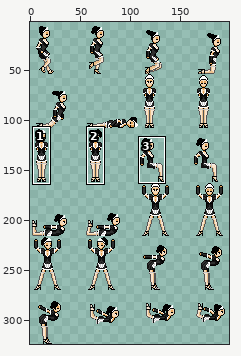
One commit to this sprite sheet: Platformer/Assets/Images/HeroineKOBase.png. The picture above shows the old version from afar; the outline marks the close-up.
Close-up. As it was:
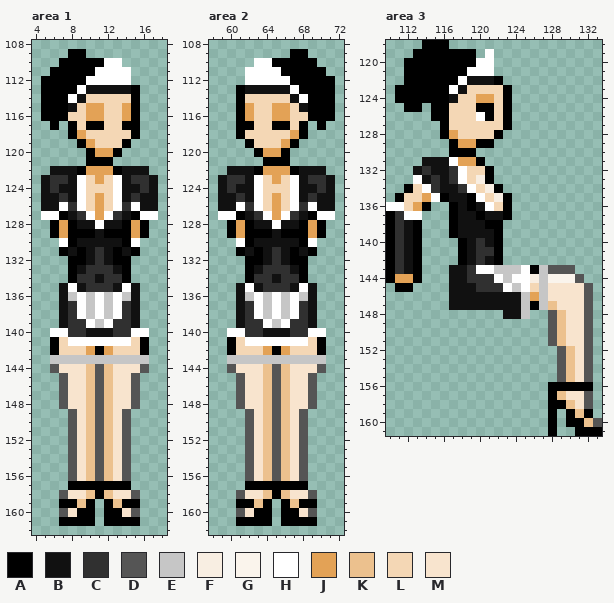
The file is 216x324 pixels. Colours within 5 levels of each other are drawn and written as one. Shown: area 1: x 4..18, y 108..162; area 2: x 58..72, y 108..162; area 3: x 110..133, y 118..161. The wide view leaves out empty margins. The commit also changed other parts of the picture, which this record leaves out.
Palette (. is transparent): A #000000  B #111111  C #303030  D #555555  E #c6c6c6  F #f8eee2  G #faf4ec  H #ffffff  J #e3a256  K #ecc18e  L #f4d7b5  M #f8e4ce
Pixels before, area 1, first column x 5:
109 ...AA........
110 ..AAAAAHH....
111 .AAAAAHHHH...
112 AAAAAHHHHH...
113 AAAAHBBBBBA..
114 AAAHBLLLLLA..
115 AAABLJJLLJA..
116 AAALLJJLLJA..
117 .A.ALAALLAA..
118 ...AJLLLLLA..
119 ....AJLLLA...
120 .....AJJA....
121 .....AAA.....
122 .BBBAJJJABBB.
123 BCCBHLJLHBCCB
124 BCBBHLLLHBBCB
125 BBCBHLJLHBCBB
126 BBHCHLJLHCHBB
127 HHABCHJHCBAHH
128 .AJABBHBBAJA.
129 .AJAAABAAAJA.
130 ..HABBBBBAH..
131 ..ABABCBABA..
132 ...AABCBAA...
133 ...ABCCCBA...
134 ...ACCBCCA...
135 ..BHBCCCBHB..
136 ..BEHEHEHEB..
137 ..BCHEHEHCB..
138 ..BCHEHEHCB..
139 ..BCCHEHCCB..
140 .HHCCBBBCCHH.
141 .ALHHHHHHHLA.
142 .ALLLJAJLLLA.
143 .EEEEEEEEEEE.
144 .DMMMKDKMMMD.
145 ..DMMKDKMMD..
146 ..DMMKDKMMD..
147 ..DMMKDKMMD..
148 ..DMMKDKMMD..
149 ...DMKDKMD...
150 ...DMKDKMD...
151 ...DMKDKMD...
152 ...DMKDKMD...
153 ...DMKDKMD...
154 ...DMKDKMD...
155 ...DMKDKMD...
156 ...DMKDKMD...
157 ...AAAAAAA...
158 ..DMMKAKMMD..
159 ..AAKA.AKAA..
160 ..DMAA.AAMD..
161 ..AAAA.AAAA..
Pixels before, area 2, first column x 59:
109 ........AA...
110 ....HHAAAAA..
111 ...HHHHAAAAA.
112 ...HHHHHAAAAA
113 ..ABBBBBHAAAA
114 ..ALLLLLBHAAA
115 ..AJLLJJLBAAA
116 ..AJLLJJLLAAA
117 ..AALLAALA.A.
118 ..ALLLLLJA...
119 ...ALLLJA....
120 ....AJJA.....
121 .....AAA.....
122 .BBBAJJJABBB.
123 BCCBHLJLHBCCB
124 BCBBHLLLHBBCB
125 BBCBHLJLHBCBB
126 BBHCHLJLHCHBB
127 HHABCHJHCBAHH
128 .AJABBHBBAJA.
129 .AJAAABAAAJA.
130 ..HABBBBBAH..
131 ..ABABCBABA..
132 ...AABCBAA...
133 ...ABCCCBA...
134 ...ACCBCCA...
135 ..BHBCCCBHB..
136 ..BEHEHEHEB..
137 ..BCHEHEHCB..
138 ..BCHEHEHCB..
139 ..BCCHEHCCB..
140 .HHCCBBBCCHH.
141 .ALHHHHHHHLA.
142 .ALLLJAJLLLA.
143 .EEEEEEEEEEE.
144 .DMMMKDKMMMD.
145 ..DMMKDKMMD..
146 ..DMMKDKMMD..
147 ..DMMKDKMMD..
148 ..DMMKDKMMD..
149 ...DMKDKMD...
150 ...DMKDKMD...
151 ...DMKDKMD...
152 ...DMKDKMD...
153 ...DMKDKMD...
154 ...DMKDKMD...
155 ...DMKDKMD...
156 ...DMKDKMD...
157 ...AAAAAAA...
158 ..DMMKAKMMD..
159 ..AAKA.AKAA..
160 ..DMAA.AAMD..
161 ..AAAA.AAAA..
Pixels before, area 3, first column x 110:
118 ....AAA.................
119 ...AAAAAAA.H............
120 ..AAAAAAAAHH............
121 ..AAAAAAAHHH............
122 ..AAAAAAHBBBA...........
123 .AAAAAAHBLLLLA..........
124 .AAAAAABLLJJLA..........
125 ..AA.AALLLAALA..........
126 .....AALLLHALA..........
127 ......ALLLLLLA..........
128 ......AJLLLLA...........
129 .......AJJAA............
130 .......AAA..............
131 ....BBBHJJA.............
132 ...BCBBCHLLA............
133 ...HBCBCHLFA............
134 ..ALHCBBCHLFA...........
135 .ALLJHABBAHLFA..........
136 HHLJA..ABABHLA..........
137 ACHH...ABBABBA..........
138 ACBA...ABBBAA...........
139 ACBA...ABBBBA...........
140 ACBA....ABCBA...........
141 ACBA....ABCCA...........
142 ACBA....ABCBA...........
143 ACBA...BBCHHEEEHAEDDD...
144 AJJA...BBCCCHEHHFEGGGD..
145 .AA....BBBCCCHEHLEMMMMD.
146 .......BBBBBBBBEJEMMMMD.
147 .......BBBBBBBBEAEKMMMD.
148 .............BBE..DKMMD.
149 ..................DKMMD.
150 ..................DKMMD.
151 ..................DKMMD.
152 ...................DKMD.
153 ...................DKMD.
154 ...................DKMD.
155 ...................DKMD.
156 ..................AAAAA.
157 ..................AKMMD.
158 ..................AAKMD.
159 ..................A.AKA.
160 ..................A.AAKD
161 ..................A..AAA
The same view after the edit:
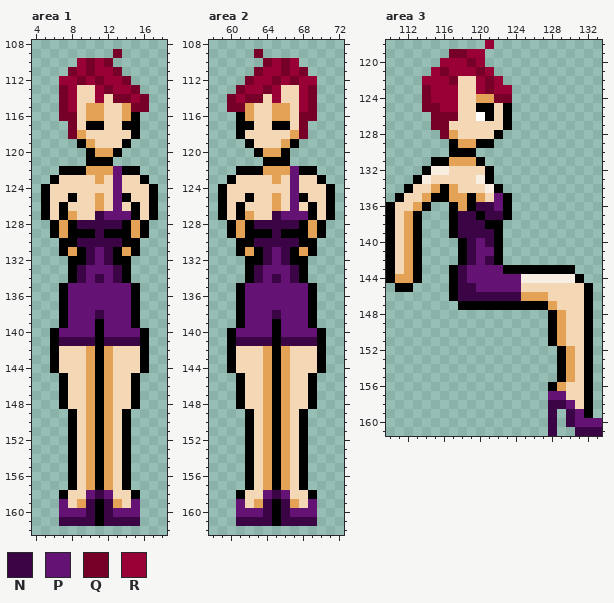
Colours new in this view: N #3b0545  P #651275  Q #770029  R #990035
Difference:
Changed rows in their new state; - is an unchanged pixel.
Area 1:
first column x 5:
109 ---..---Q---
110 --..RQRQ.---
111 -..QRQRRQ.--
112 ..RRQRQRRQ--
113 ..QRLLRQRRQ-
114 ..QRL-R-QQRQ
115 ..QR------QQ
116 ..QQ--------
117 -.-Q--------
118 ---Q--------
first column x 5:
122 -.AA----PAA.-
123 .ALLL---PLLA.
124 ALLLL---PLLLA
125 ALLAL---PALLA
126 ALALL---PLALA
127 AL-JLLNPPP-LA
128 ----NNNNN----
129 ------N------
130 --A-NNNNN-A--
131 ---J-NPN-J---
132 -----NPN-----
133 ----NPPPN----
134 ----NPNPN----
135 --APPPPPPPA--
136 --APPPPPPPA--
137 --APPPPPPPA--
138 --APPPNPPPA--
139 --APPPAPPPA--
140 -APPPPAPPPPA-
141 --NNNNANNNN--
143 -ALLLJAJLLLA-
144 -ALLLJAJLLLA-
145 --ALLJAJLLA--
146 --ALLJAJLLA--
147 --ALLJAJLLA--
148 --ALLJAJLLA--
149 ---ALJAJLA---
150 ---ALJAJLA---
151 ---ALJAJLA---
152 ---ALJAJLA---
153 ---ALJAJLA---
154 ---ALJAJLA---
155 ---ALJAJLA---
156 ---ALJAJLA---
157 ----LJ-JL----
158 --ALLPNPLLA--
159 --PLJNANJLP--
160 --PPPNANPPP--
161 --NNNNANNNN--
Area 2:
first column x 60:
109 ---Q---..---
110 ---.QRQR..--
111 --.QRRQRQ..-
112 --QRRQRQRR..
113 -QRRQRLLRQ..
114 QRQQ-R-LRQ..
115 QQ------RQ..
116 --------QQ..
117 --------Q-.-
118 --------Q---
first column x 59:
122 -.AA----PAA.-
123 .ALLL---PLLA.
124 ALLLL---PLLLA
125 ALLAL---PALLA
126 ALALL---PLALA
127 AL-JLLNPPP-LA
128 ----NNNNN----
129 ------N------
130 --A-NNNNN-A--
131 ---J-NPN-J---
132 -----NPN-----
133 ----NPPPN----
134 ----NPNPN----
135 --APPPPPPPA--
136 --APPPPPPPA--
137 --APPPPPPPA--
138 --APPPNPPPA--
139 --APPPAPPPA--
140 -APPPPAPPPPA-
141 --NNNNANNNN--
143 -ALLLJAJLLLA-
144 -ALLLJAJLLLA-
145 --ALLJAJLLA--
146 --ALLJAJLLA--
147 --ALLJAJLLA--
148 --ALLJAJLLA--
149 ---ALJAJLA---
150 ---ALJAJLA---
151 ---ALJAJLA---
152 ---ALJAJLA---
153 ---ALJAJLA---
154 ---ALJAJLA---
155 ---ALJAJLA---
156 ---ALJAJLA---
157 ----LJ-JL----
158 --ALLPNPLLA--
159 --PLJNANJLP--
160 --PPPNANPPP--
161 --NNNNANNNN--
Area 3:
first column x 110:
118 ----...----R------------
119 ---....QQRR.------------
120 --....RRRQR.------------
121 --...RQRRRQR------------
122 --..RRRQLLRQR-----------
123 -...QRRRL-RQRR----------
124 -...QRRR----QQ----------
125 --..QQRR----------------
126 -----QQQ----------------
127 -----QQ-----------------
128 ------Q-----------------
131 ----.AAJ----------------
132 ---.AFFLL---------------
133 ---AFLLLL---------------
134 ----LJAJLL--------------
135 -----A-JJ-J-P-----------
136 AL------J-NNP-----------
137 -LJA----NN-NN-----------
138 -LJ-----NNN-------------
139 -LJ-----NNNN------------
140 -LJ------NPN------------
141 -LJ------NPP------------
142 -LJ------NPN------------
143 -LJ----ANPPPPAAA-AAAA---
144 -------ANPPPPPPF-FFFFA--
145 -------ANNPPPPPL-LLLLLA-
146 -------ANNNNNNNJ-JLLLLA-
147 -------.AAAAAAAA-AJLLLA-
148 -------------...--AJLLA-
149 ------------------AJLLA-
150 ------------------AJLLA-
151 ------------------AJLLA-
152 -------------------AJLA-
153 -------------------AJLA-
154 -------------------AJLA-
155 -------------------AJLA-
156 -------------------JLL--
157 ------------------PPLLA-
158 ------------------NNPLA-
159 ------------------N-NP--
160 ------------------N-NPPP
161 ------------------N--NNN
Pixel boxes of the changes (left, top, right, bottom) in both close-ups:
changed: (41, 49, 158, 526)
changed: (218, 49, 335, 526)
changed: (386, 40, 602, 436)
